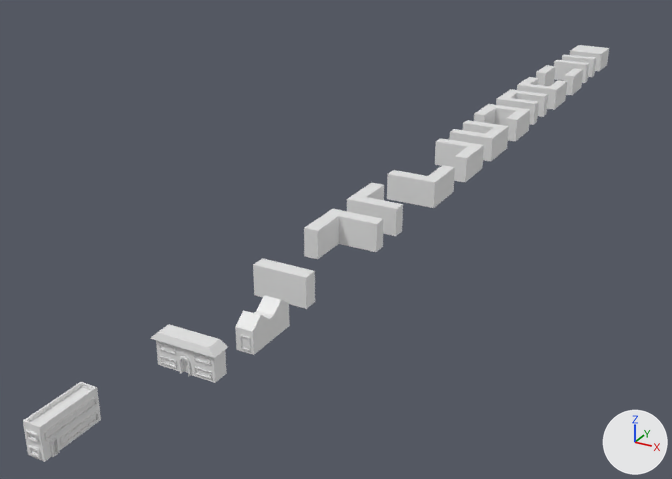
The FBX model Assets/Resources/Models/CityMazeCells.fbx: old version first, new version second.
The view is the same before and after, from a 50 mm camera at (13.2, -9.5, 12.6) aimed at (-3.4, 20.5, -2.4). The lights are fixed; the arrows at lower right show +X, +Y and +Z. Where no turn or scale is listed for an object, it has been applied to the vertices. Vertices at the same position are counted once.

In view in the first picture: 'Cell01.002', 'Cell01.003', 'Cell01.004', 'Cell01.005', 'Cell01.006', 'Cell01.007', 'Cell01.008', 'Cell01.009', 'Cell01.010', 'Cell01.011', 'Cell01.012', 'Cell01.013', 'Cell01.015'.
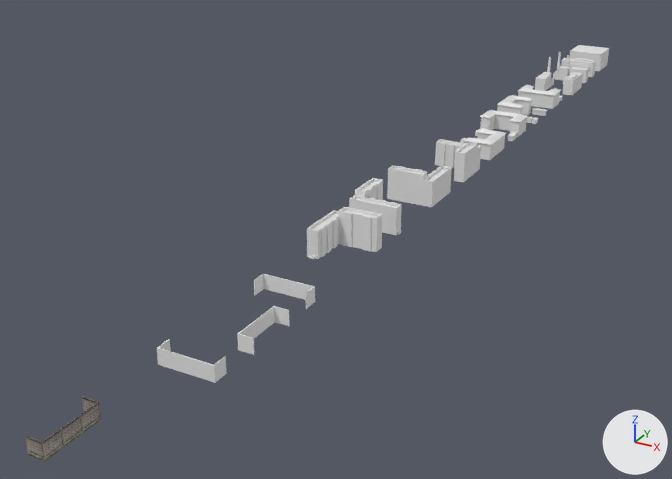
Location of each change, (x1, y1, x2, y2) in pixels of the pictures (672 x 479 px):
'Cell01.002', reshaped (17% shorter): before (23, 382, 101, 462); after (25, 396, 101, 462)
'Cell01.006', reshaped (6% narrower): before (304, 209, 384, 259); after (307, 207, 382, 259)
'Cell01.003', reshaped (10% narrower, 27% shorter): before (150, 324, 228, 383); after (157, 340, 227, 383)
'Cell01.008', reshaped: before (387, 165, 455, 208); after (387, 166, 452, 207)
'Cell01.005', reshaped (31% shorter): before (253, 258, 315, 309); after (254, 274, 315, 309)
'Cell01.004', reshaped (18% shorter): before (235, 295, 290, 355); after (237, 306, 290, 355)
'Cell01.010', reshaped: before (449, 120, 509, 161); after (460, 129, 506, 160)
'Cell01.011', reshaped (9% narrower, 16% shorter): before (474, 104, 531, 141); after (475, 110, 527, 141)
'Cell01.012', reshaped (19% shorter): before (496, 89, 548, 125); after (497, 95, 547, 124)
'Cell01.013', reshaped (10% narrower, 26% shorter): before (517, 77, 567, 110); after (518, 85, 563, 109)

Edits to the bpy script that builds the scene:
```text
Change me_plane_009:
    remove me_plane_009.from_pydata(...)  # 16 vertices, 14 faces; spans x -0.9..1.0, y -1.0..1.0, z 0.0..1.0
    add me_plane_009.from_pydata(...)  # 74 vertices, 62 faces; spans x -1.0..0.95, y -0.95..0.95, z 0.0..0.8
    me_plane_009 part 6: 14 vertices removed from x -0.9..1.0, y -1.0..1.0, z 0.0..1.0; 56 vertices added at x -1.0..0.95, y -0.95..0.95, z 0.0..0.8
Change me_plane_001:
    remove me_plane_001.from_pydata(...)  # 96 vertices, 81 faces; spans x -1.0..-0.45, y -0.95..0.9, z 0.0..0.9
    add me_plane_001.from_pydata(...)  # 16 vertices, 14 faces; spans x -1.0..-0.5, y -0.9..0.9, z 0.0..0.5
    me_plane_001 part 2
    92 vertices are removed from x -1.0..-0.45, y -0.95..0.9, z 0.0..0.9
    81 faces are deleted
    12 vertices are added at x -1.0..-0.5, y -0.9..0.9, z 0.0..0.5
    14 new faces join them
    add me_plane_001.materials.append(mat_material_cell01_02)  # picture img_city01cell01_002_png
Change me_plane_023:
    remove me_plane_023.from_pydata(...)  # 8 vertices, 6 faces; spans x -0.9..0.9, y -1.0..-0.5, z 0.0..1.0
    add me_plane_023.from_pydata(...)  # 16 vertices, 14 faces; spans x -0.9..0.9, y -1.0..-0.5, z 0.0..0.5
    me_plane_023 part 4
    4 vertices are removed from x -0.9..0.9, y -1.0..-0.5, z 1.0
    6 faces are deleted
    12 vertices are added at x -0.9..0.9, y -1.0..-0.5, z 0.0..0.5
    14 new faces join them
Change me_plane_005:
    remove me_plane_005.from_pydata(...)  # 12 vertices, 9 faces; spans x -1.0..0.9, y -0.9..1.0, z 0.0..1.0
    add me_plane_005.from_pydata(...)  # 84 vertices, 54 faces; spans x -0.9..0.9, y -0.97..0.9, z 0.0..1.2
    me_plane_005 part 1: 3 vertices moved from x -1.0..0.9, y -0.9..1.0, z 0.0..1.0 to x -0.9..0.9, y -0.9..0.9, z 0.0..1.0; 4 vertices removed from x -1.0..0.9, y 0.5..1.0, z 0.0..1.0; 76 vertices added at x -0.9..0.9, y -0.97..0.9, z 0.0..1.2
Change me_plane_006:
    remove me_plane_006.from_pydata(...)  # 12 vertices, 9 faces; spans x -0.9..1.0, y -1.0..0.9, z 0.0..1.0
    add me_plane_006.from_pydata(...)  # 84 vertices, 54 faces; spans x -0.9..0.9, y -0.97..0.9, z 0.0..1.2
    me_plane_006 part 8: 12 vertices removed from x -0.9..1.0, y -1.0..0.9, z 0.0..1.0; 84 vertices added at x -0.9..0.9, y -0.97..0.9, z 0.0..1.2
Change me_plane_003:
    remove me_plane_003.from_pydata(...)  # 96 vertices, 79 faces; spans x 0.45..1.0, y -0.93..0.9, z 0.0..1.0
    add me_plane_003.from_pydata(...)  # 16 vertices, 14 faces; spans x 0.5..1.0, y -0.9..0.9, z 0.0..0.5
    me_plane_003 part 10
    94 vertices are removed from x 0.45..1.0, y -0.93..0.9, z 0.0..1.0
    79 faces are deleted
    6 vertices are added at (0.5, -0.9, 0.0), (0.5, 0.9, 0.0), (0.53, 0.87, 0.0), (0.53, -0.87, 0.0), (1.0, 0.87, 0.0), (1.0, -0.87, 0.0)
    8 new vertices lie (0.0, 0.0, 0.5) away from vertices in x 0.5..1.0, y -0.9..0.9, z 0.0
    14 new faces join them
Change me_plane_011:
    remove me_plane_011.from_pydata(...)  # 16 vertices, 14 faces; spans x -1.0..1.0, y -1.0..0.9, z 0.0..1.0
    add me_plane_011.from_pydata(...)  # 74 vertices, 62 faces; spans x -0.97..0.93, y -0.98..0.98, z 0.0..0.8
    me_plane_011 part 9: 16 vertices removed from x -1.0..1.0, y -1.0..0.9, z 0.0..1.0; 74 vertices added at x -0.97..0.93, y -0.98..0.98, z 0.0..0.8
Change me_plane_008:
    remove me_plane_008.from_pydata(...)  # 16 vertices, 14 faces; spans x -1.0..1.0, y -0.9..1.0, z 0.0..1.0
    add me_plane_008.from_pydata(...)  # 74 vertices, 62 faces; spans x -0.97..0.93, y -0.98..0.98, z 0.0..0.8
    me_plane_008 part 5: 16 vertices removed from x -1.0..1.0, y -0.9..1.0, z 0.0..1.0; 74 vertices added at x -0.97..0.93, y -0.98..0.98, z 0.0..0.8
Change me_plane_010:
    remove me_plane_010.from_pydata(...)  # 16 vertices, 14 faces; spans x -1.0..0.9, y -1.0..1.0, z 0.0..1.0
    add me_plane_010.from_pydata(...)  # 74 vertices, 62 faces; spans x -1.0..0.95, y -0.95..0.95, z 0.0..0.8
    me_plane_010 part 7: 16 vertices removed from x -1.0..0.9, y -1.0..1.0, z 0.0..1.0; 74 vertices added at x -1.0..0.95, y -0.95..0.95, z 0.0..0.8
Change me_plane_002:
    remove me_plane_002.from_pydata(...)  # 120 vertices, 110 faces; spans x -1.0..1.0, y 0.4..1.0, z 0.0..1.0
    add me_plane_002.from_pydata(...)  # 16 vertices, 14 faces; spans x -0.9..0.9, y 0.5..1.0, z 0.0..0.5
    me_plane_002 part 3
    116 vertices are removed from x -1.0..1.0, y 0.4..1.0, z 0.0..1.0
    110 faces are deleted
    12 vertices are added at x -0.9..0.9, y 0.5..1.0, z 0.0..0.5
    14 new faces join them
```
